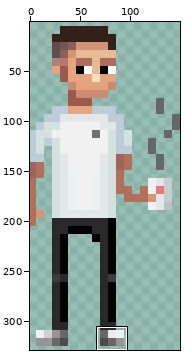
Two versions of one sprite sheet, img/me.png. Above: a wide view before the commit, with the close-up outlined.
Close-up. As it was:
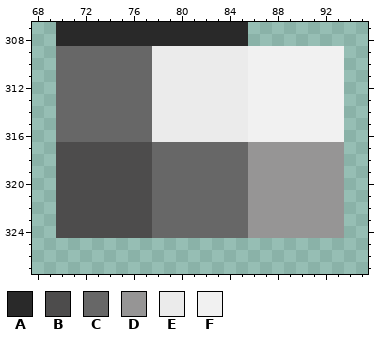
The file is 150x330 pixels. Colours within 5 levels of each other are drawn and written as one. Shown: x 68..95, y 307..327. The wide view leaves out empty margins. The commit also changed other parts of the picture, which this record leaves out.
Palette (. is transparent): A #292929  B #4d4c4c  C #676767  D #969595  E #ebebeb  F #f1f1f1
Now the later version:
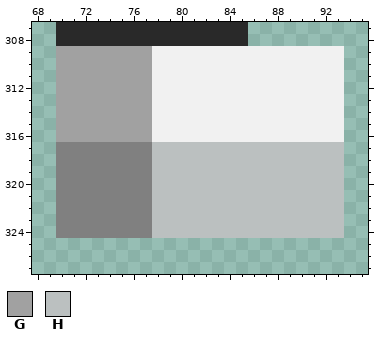
Colours new in this view: G #a1a1a1  H #bbc0c0
Changes in this commit:
Colour B changes from #4d4c4c to #808080.
The edit turns colour E into colour F in rows 309 to 316 at x 78 to 85.
The edit turns colour C into colour G in rows 309 to 316 at x 70 to 77.
The edit turns colour C into colour H in rows 317 to 324 at x 78 to 85.
The edit turns colour D into colour H in rows 317 to 324 at x 86 to 93.
Where, in picture pixels (left, top, right, bottom), the same in both close-ups:
changed: (56, 46, 344, 238)
